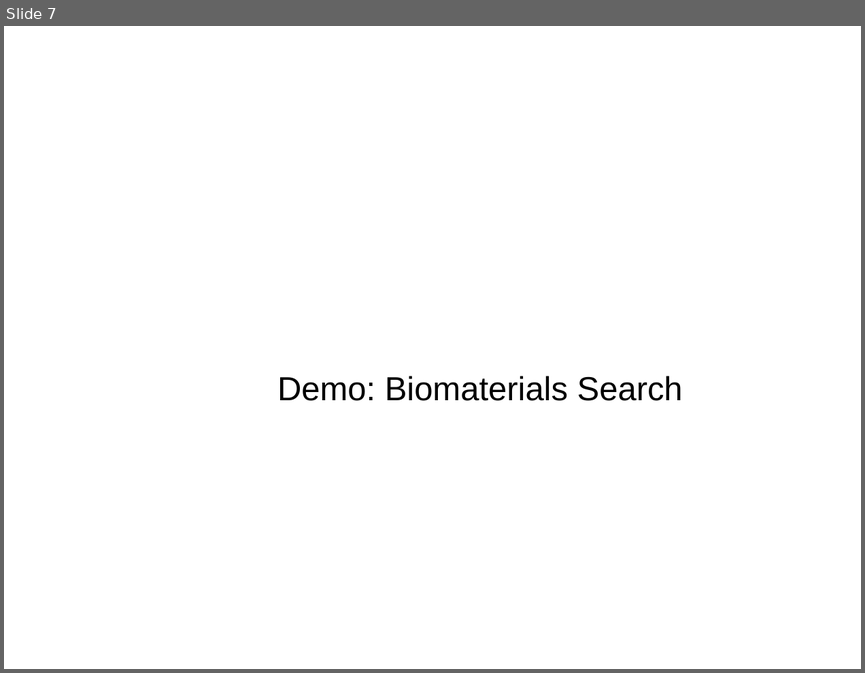
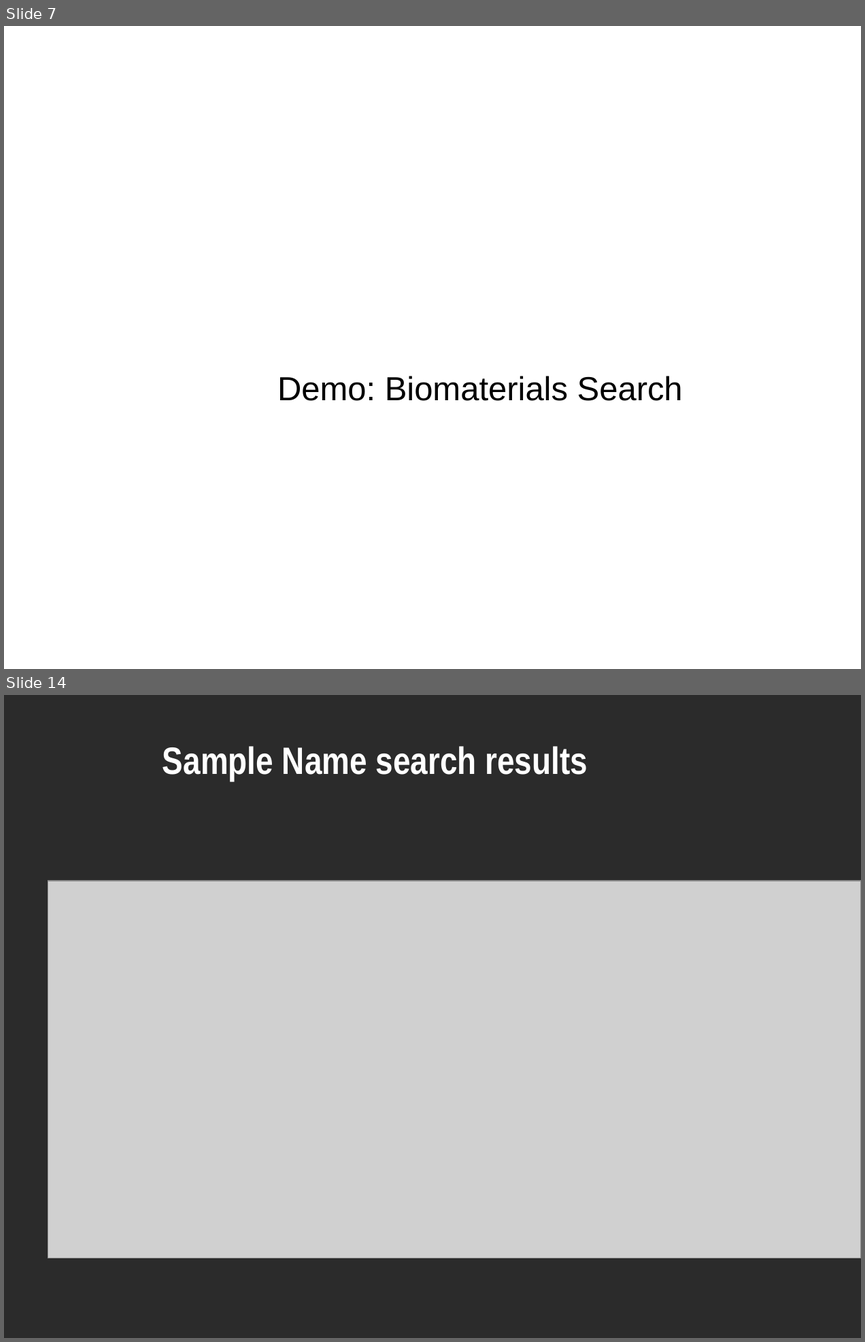
Before and after one commit to NCIP/caarray-docs, a slide deck: project_management/open_meetings/caArray User Community Meeting 2008.10.01.ppt. Shown one above the other, each under a label of ours: slide 7 before the commit, slides 7 and 14 after it; the slides between them are not shown. The pictures are 865x673 and 865x1342 pixels, drawn with LibreOffice and Linux fonts; fonts in the diff are those of the drawing; grey boxes stand for pictures; background and template pictures are left out; a plain dark background stands for a picture behind light text. Boxes give left, top, right and bottom in pixels: in the first picture for what was removed or moved away, otherwise in the second. Text is boxed around its words. In the diff, an @@ line names an element or a change of style, - is before the commit and + after.

Commit message:
added biomaterial search screenshots

```diff
--- a/project_management/open_meetings/caArray User Community Meeting 2008.10.01.ppt
+++ b/project_management/open_meetings/caArray User Community Meeting 2008.10.01.ppt
@@ slide 14 added at (4,695,861,1338), background picture (left out) @@
@@ title added at (162,746,587,781), 32 pt, text #FFFFFF, bold @@
+Sample Name search results
@@ picture added at (48,881,861,1258) @@
```
Also in this commit, not shown: 8 other slides added.
